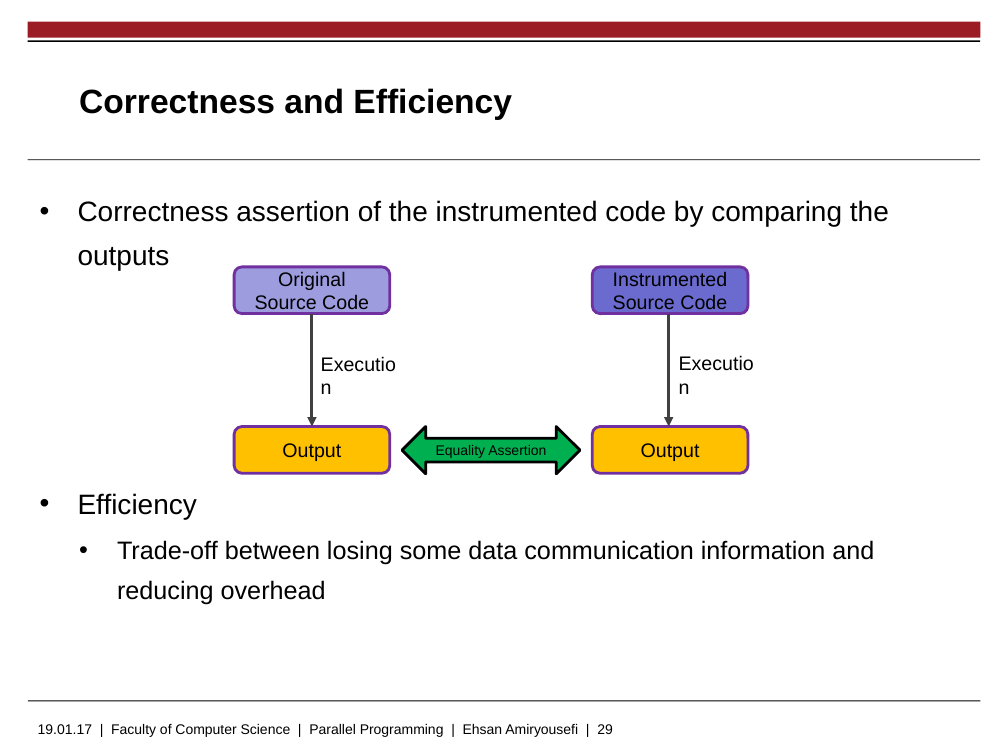
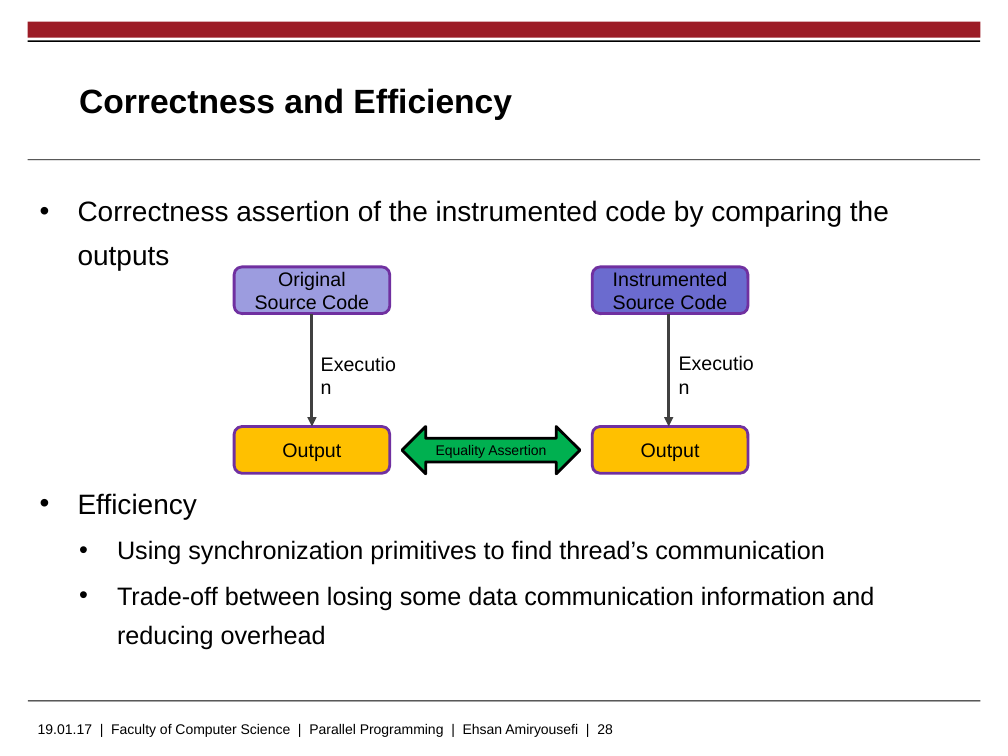
Before and after one commit to EhsanAmiryousefi/MasterThesis, a slide deck: slide 28 of Presentations/Proposal.pptx (slide 29 before the commit). Drawn at 1008x756 pixels with LibreOffice and Linux fonts; fonts in the diff are those of the drawing; background and template pictures are left out. Boxes give left, top, right and bottom in pixels: in the first picture for what was removed or moved away, otherwise in the second. Text is boxed around its words. In the diff, an @@ line names an element or a change of style, - is before the commit and + after.

```diff
--- a/Presentations/Proposal.pptx
+++ b/Presentations/Proposal.pptx
@@ text at box(117, 540, 824, 565): paragraph added @@
+    • Using synchronization primitives to find thread’s communication
@@ text at box(38, 724, 613, 737): text changed @@
-19.01.17 | Faculty of Computer Science | Parallel Programming | Ehsan Amiryousefi | 29
+19.01.17 | Faculty of Computer Science | Parallel Programming | Ehsan Amiryousefi | 28
```
Also in this commit, not shown: 9 other slides changed, 1 slide removed.
